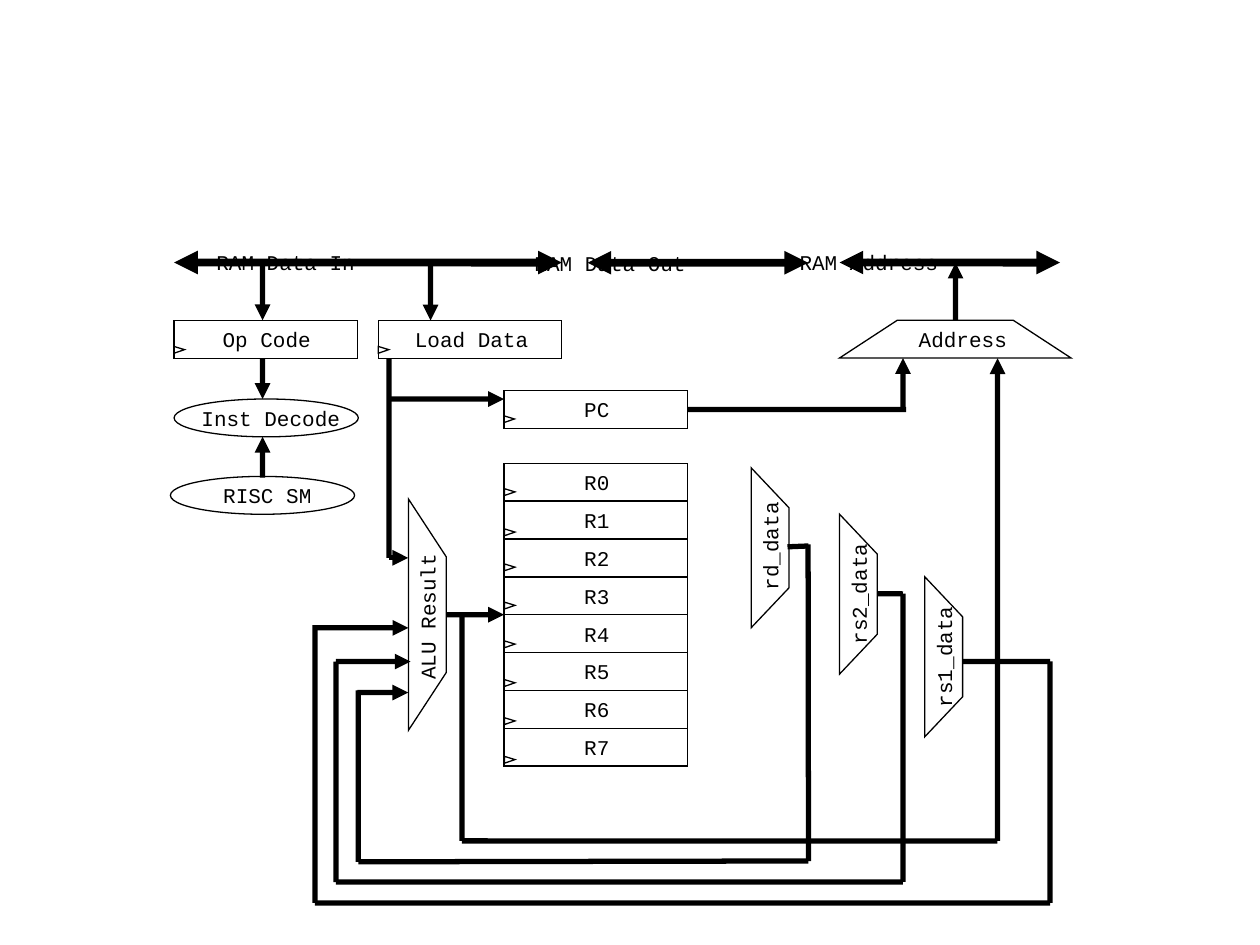
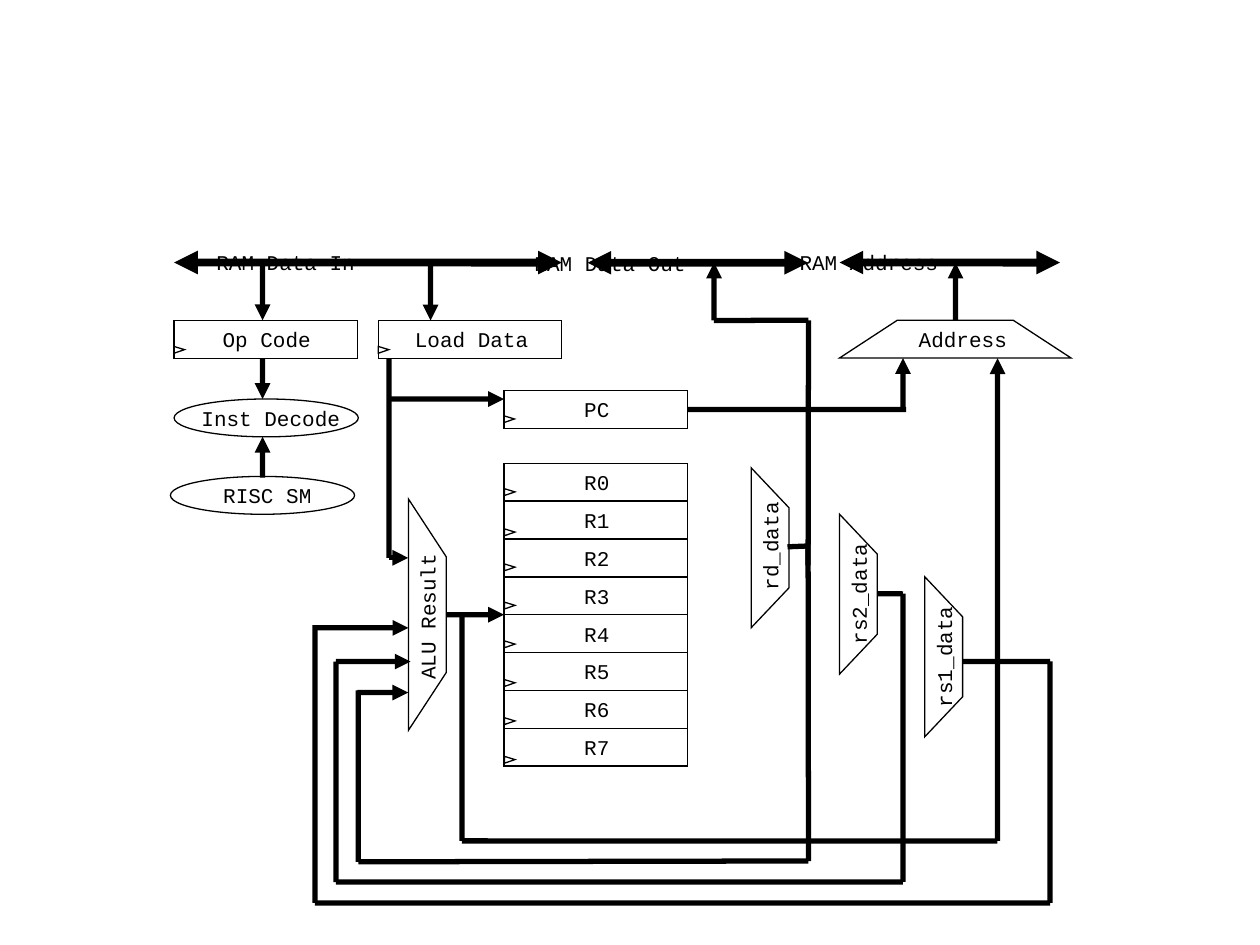
Before and after one commit to freecores/xgate, a slide deck: slide 4 of doc/src/xgate_Structure.ppt. Drawn at 1260x945 pixels with LibreOffice and Linux fonts; fonts in the diff are those of the drawing. Boxes give left, top, right and bottom in pixels: in the first picture for what was removed or moved away, otherwise in the second. Text is boxed around its words. In the diff, an @@ line names an element or a change of style, - is before the commit and + after.

```diff
--- a/doc/src/xgate_Structure.ppt
+++ b/doc/src/xgate_Structure.ppt
@@ arrow added from (714, 320) to (714, 262), #000000 3 pt @@
@@ line added from (714, 320) to (809, 320), #000000 3 pt @@
@@ line added from (809, 320) to (808, 566), #000000 3 pt @@
```
Also in this commit, not shown: 9 other files.
